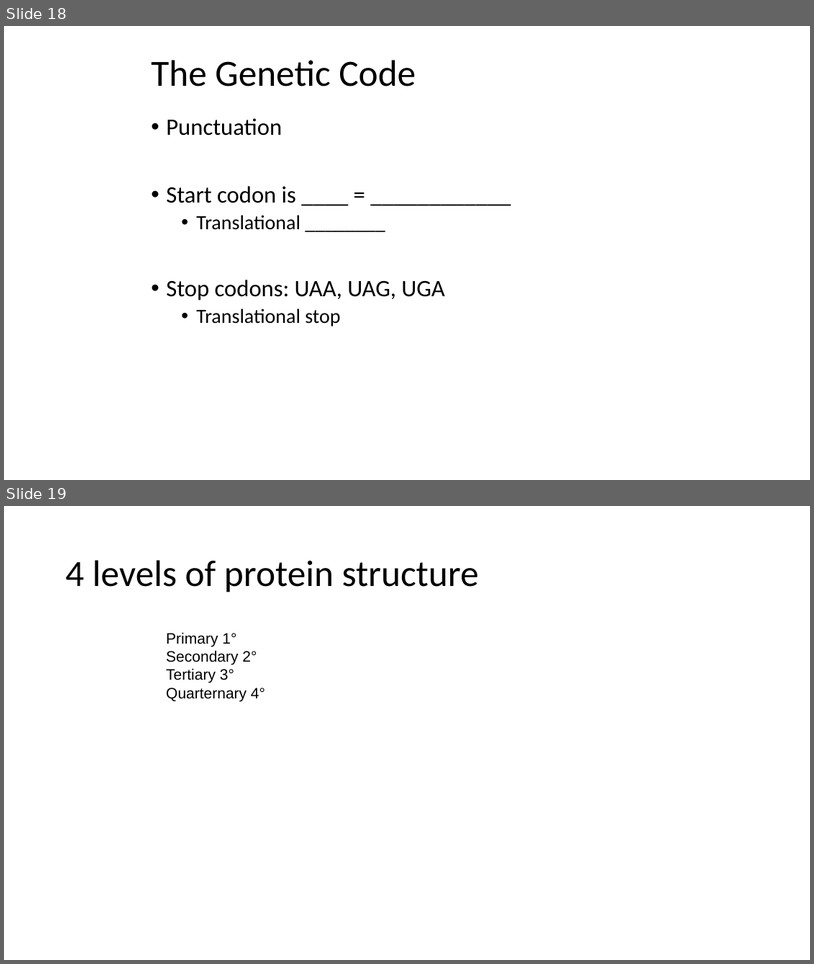
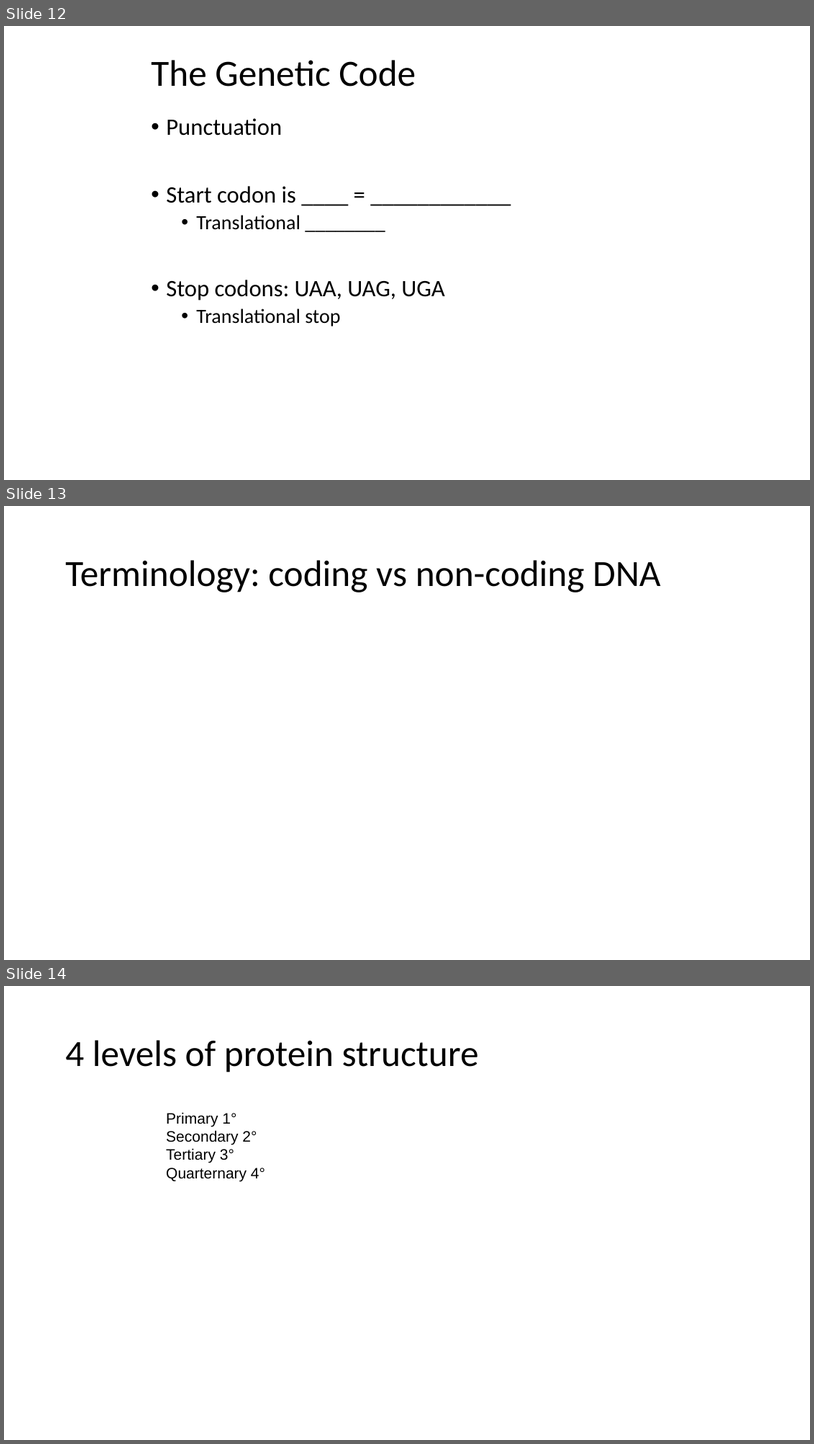
Before and after one commit to Bio311-class/Bio311-Spring2017, a slide deck: Proteins_signals_Bio311_S17_github.pptx. Shown one above the other, each under a label of ours: slides 18 and 19 before the commit, slides 12, 13 and 14 after it. The pictures are 814x964 and 814x1444 pixels, drawn with LibreOffice and Linux fonts; fonts in the diff are those of the drawing. Boxes give left, top, right and bottom in pixels: in the first picture for what was removed or moved away, otherwise in the second. Text is boxed around its words. In the diff, an @@ line names an element or a change of style, - is before the commit and + after.

```diff
--- a/Proteins_signals_Bio311_S17_github.pptx
+++ b/Proteins_signals_Bio311_S17_github.pptx
@@ slide 13 added at [4, 506, 810, 960], background #FFFFFF @@
@@ title added at [65, 560, 661, 592], 44 pt, text #000000 @@
+Terminology: coding vs non-coding DNA
@@ what was slide 18 is now slide 12 @@
@@ what was slide 19 is now slide 14 @@
```
Also in this commit, not shown: 7 slides removed.
